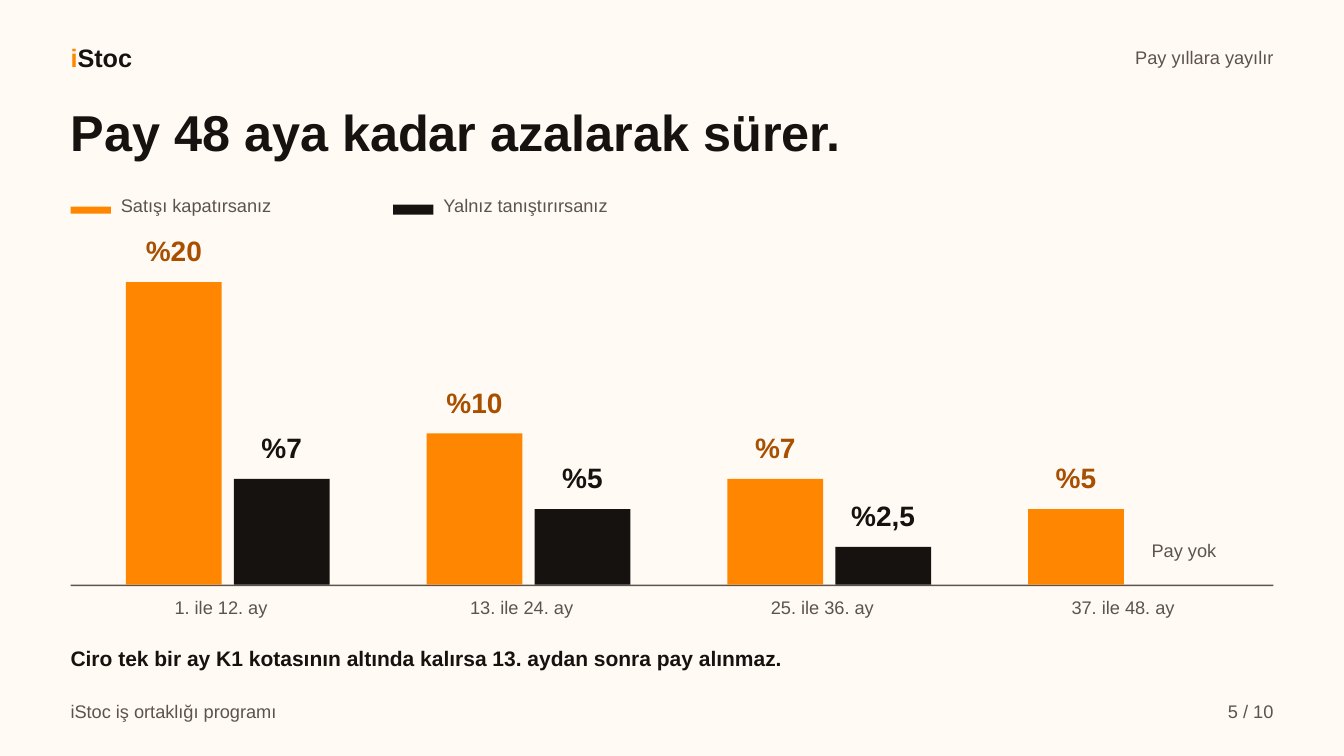
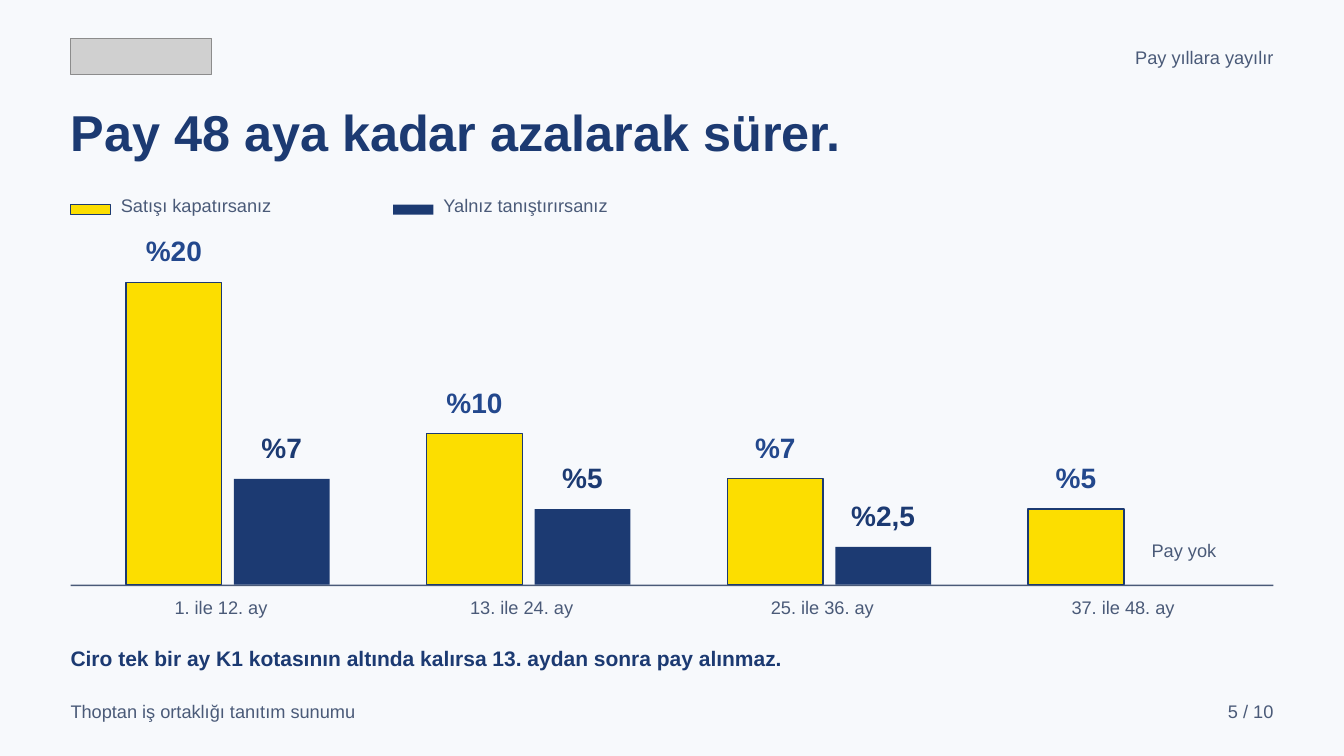
Before and after one commit to karacaismail/19ekim, a slide deck: slide 5 of public/indir/istoc/istoc-is-ortakligi-sunum.pptx. Drawn at 1344x756 pixels with LibreOffice and Linux fonts; fonts in the diff are those of the drawing; grey boxes stand for pictures. Boxes give left, top, right and bottom in pixels: in the first picture for what was removed or moved away, otherwise in the second. Text is boxed around its words. In the diff, an @@ line names an element or a change of style, - is before the commit and + after.

Commit message:
iStoc tanıtım setini Thoptan markasına taşı
Üç belgenin asıl markası artık Thoptan'dır. Web adresi thoptan.com olur.
El kitapçığının adı "Thoptan iş ortaklığı kılavuzu" olur.
Görsel sunumun ve PPTX'in adı "Thoptan iş ortaklığı tanıtım sunumu" olur.

- Kapakta, üst bilgide ve son sayfada Thoptan logosu durur.
- "Connect to iStoc" imzası yalnız kapakta ve son sayfada durur.
- Ürün ve hizmet cümlelerinde özne Thoptan olur.
- Renkler lacivert #23488d, #1c3a72 ve sarı #fcde00 olur. Turuncu kalmadı.
- Üretici turuncu rengi, "İSTOÇ" adını ve iStoc ile başlayan cümleyi reddeder.
- Sitedeki "Tanıtım dosyaları" bölümünde dosya adları Thoptan olur.
- Dosya yolları, sayılar, oranlar, fiyatlar ve süreler değişmedi.

```diff
--- a/public/indir/istoc/istoc-is-ortakligi-sunum.pptx
+++ b/public/indir/istoc/istoc-is-ortakligi-sunum.pptx
@@ background #FFFAF3 to #F7F9FC @@
@@ text removed at (71, 48, 133, 68) @@
-iStoc
@@ picture added at (71, 38, 212, 75) @@
@@ fill #FF8600 to #FCDE00; outline none to #1C3A72 1 pt in 5 elements at (126, 282, 222, 585), (426, 434, 522, 585), (728, 479, 824, 585), (1028, 509, 1124, 585), (71, 205, 111, 215) @@
@@ text colour #A84F00 to #23488D in 4 elements at (146, 241, 202, 262), (446, 393, 502, 414), (755, 438, 795, 459), (1056, 468, 1096, 489) @@
@@ fill #16120F to #1C3A72 in 4 elements at (393, 205, 434, 215), (234, 479, 330, 585), (534, 509, 630, 585), (836, 546, 932, 585) @@
@@ rectangle at (71, 585, 1273, 586): fill #5C544C to #4A5A78 @@
@@ text colour #16120F to #1C3A72 in 5 elements at (71, 114, 840, 161), (261, 438, 301, 459), (562, 468, 602, 489), (851, 506, 915, 531), (71, 650, 782, 670) @@
@@ text at (71, 704, 356, 722): text changed; text colour #5C544C to #4A5A78 @@
-iStoc iş ortaklığı programı
+Thoptan iş ortaklığı tanıtım sunumu
@@ text colour #5C544C to #4A5A78 in 9 elements at (1135, 51, 1273, 68), (121, 199, 271, 216), (443, 199, 608, 216), (175, 601, 267, 618), (470, 601, 573, 618), (771, 601, 874, 618), (1152, 544, 1216, 561), (1072, 601, 1174, 618), (1228, 705, 1273, 718) @@
```
Also in this commit, not shown: 9 other slides changed, 44 other files.
